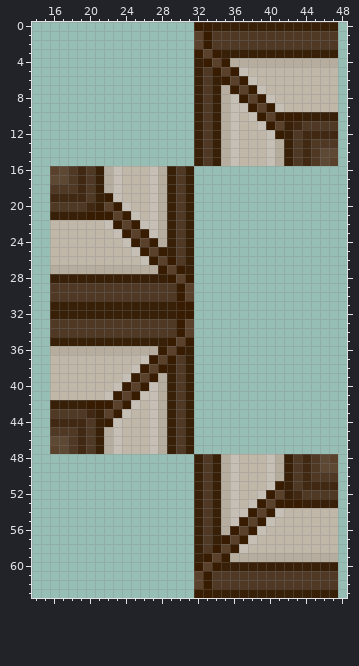
A pixel-art sprite gets an edit: Resources/Textures/Civ14/Structures/Walls/medieval.rsi/medieval2.png. This is how it looked before the edit.
The file is 64x64 pixels. Colours within 5 levels of each other are drawn and written as one. Shown: x 14..48, y 0..63.
New version:
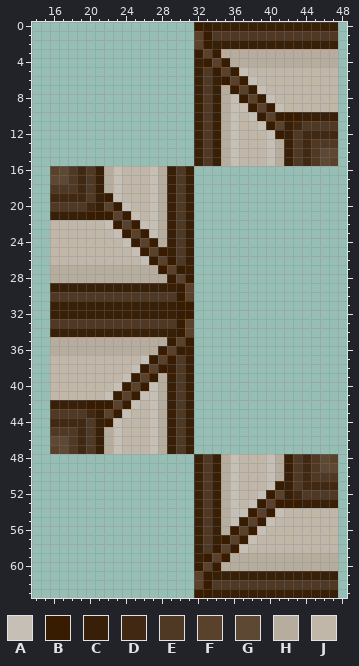
Palette (. is transparent): A #c5bfb5  B #381c01  C #381f08  D #412813  E #4f3925  F #59412b  G #5d4834  H #b7ad9f  J #c1b7a9
Change:
{"y":2,"x":34,"old":"EEEEEEEEEEEEEE","new":"CCCCCCCCCCCCCC"}
{"y":3,"x":35,"old":"CCCCCCCCCCCCC","new":"HHHHHHHHHHHHH"}
{"y":28,"x":16,"old":"CCCCCCCCCCCCC","new":"HHHHHHHHHHHHH"}
{"y":29,"x":16,"old":"EEEEEEEEEEEEEE","new":"CCCCCCCCCCCCCC"}
{"y":34,"x":16,"old":"EEEEEEEEEEEEEE","new":"CCCCCCCCCCCCCC"}
{"y":35,"x":16,"old":"CCCCCCCCCCCCC","new":"HHHHHHHHHHHHH"}
{"y":60,"x":35,"old":"CCCCCCCCCCCCC","new":"HHHHHHHHHHHHH"}
{"y":61,"x":34,"old":"EEEEEEEEEEEEEE","new":"CCCCCCCCCCCCCC"}
{"label":"changed","picture_box":[212,40,338,58]}
{"label":"changed","picture_box":[50,274,176,292]}
{"label":"changed","picture_box":[50,328,176,346]}
{"label":"changed","picture_box":[212,562,338,580]}
